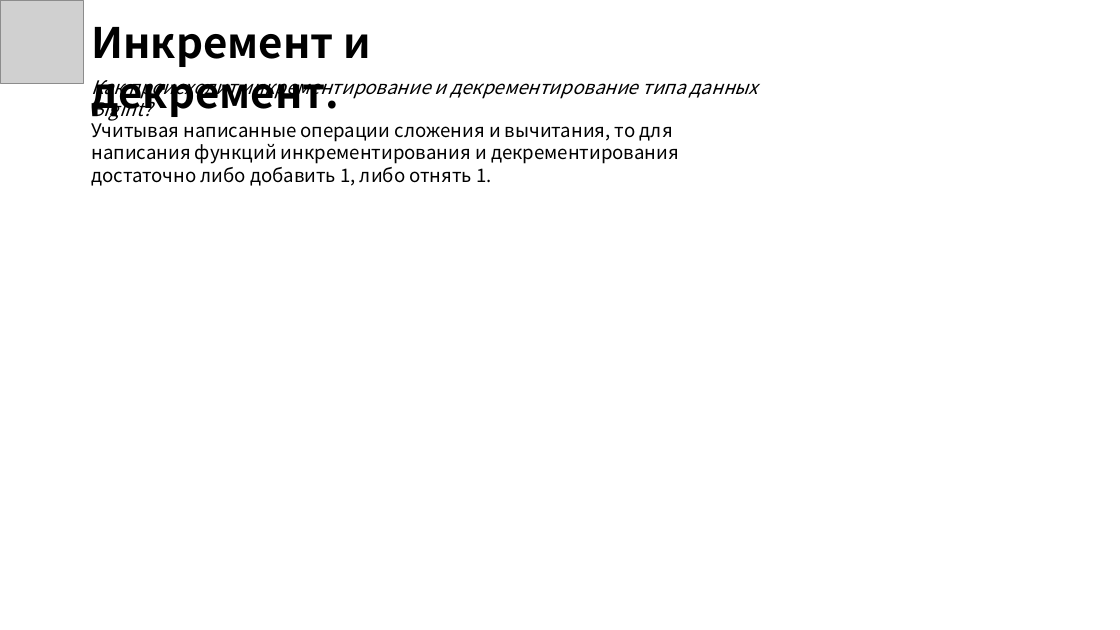
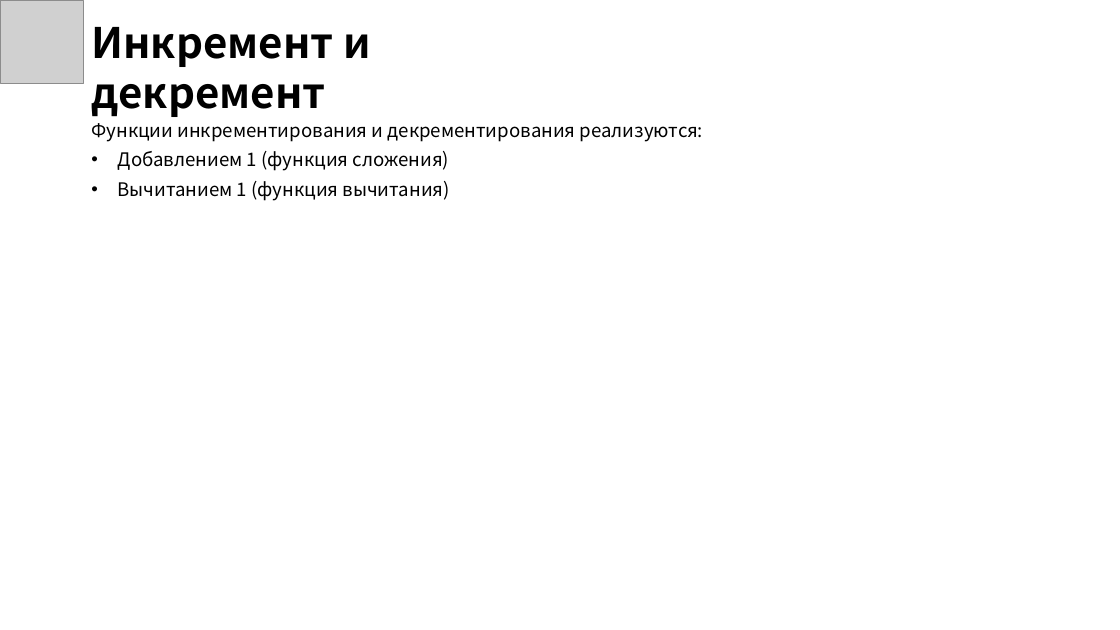
Before and after one commit to Elsium/ASD, a slide deck: slide 17 of presentation/presentation.pptx (slide 18 before the commit). Drawn at 1120x630 pixels with LibreOffice and Linux fonts; fonts in the diff are those of the drawing; grey boxes stand for pictures; background and template pictures are left out. Boxes give left, top, right and bottom in pixels: in the first picture for what was removed or moved away, otherwise in the second. Text is boxed around its words. In the diff, an @@ line names an element or a change of style, - is before the commit and + after.

```diff
--- a/presentation/presentation.pptx
+++ b/presentation/presentation.pptx
@@ text at [91,27,371,117]: text changed @@
-Инкремент и декремент.
+Инкремент и декремент
@@ text removed at [91,80,758,121] @@
-Как происходит инкрементирование и декрементирование типа данных BigInt?
@@ text at [91,123,703,201]: text changed @@
-Учитывая написанные операции сложения и вычитания, то для написания функций инкрементирования и декрементирования достаточно либо добавить 1, либо отнять 1.
+Функции инкрементирования и декрементирования реализуются:
+• Добавлением 1 (функция сложения)
+• Вычитанием 1 (функция вычитания)
```
Also in this commit, not shown: 15 other slides changed, 3 slides added, 4 slides removed, 4 other files.
